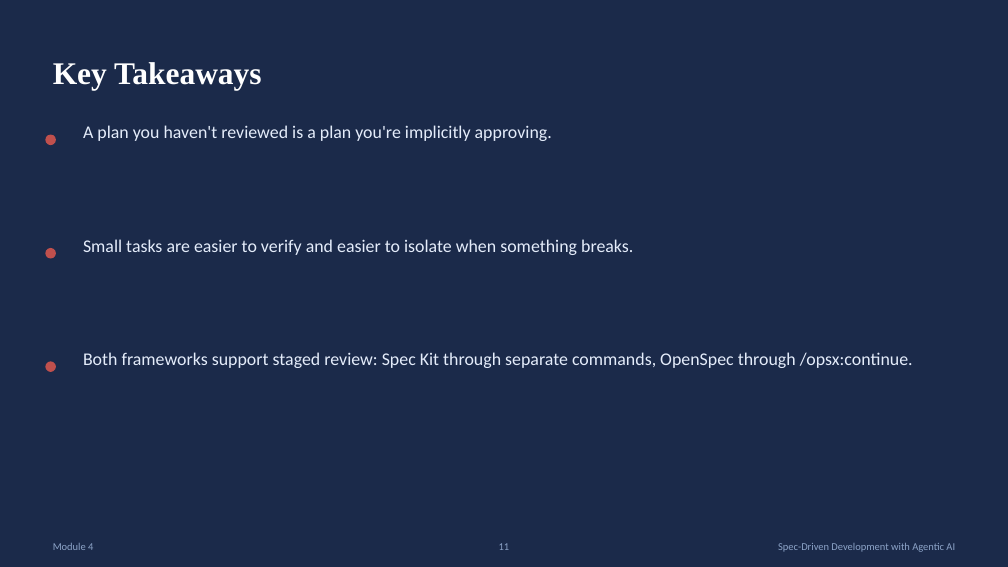
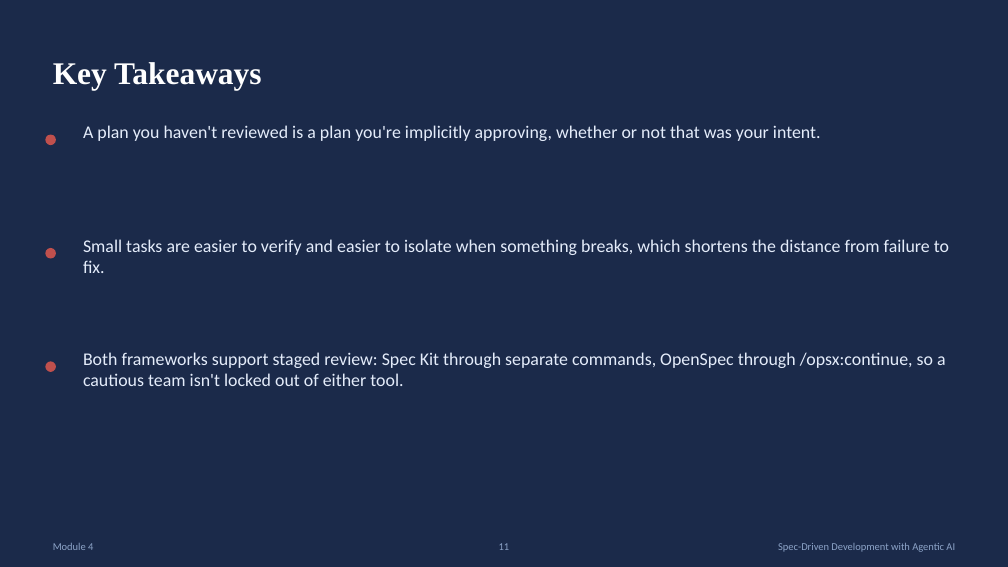
Before and after one commit to karthikasturi/sdd-with-agentic-ai, a slide deck: slide 11 of presentation/Module-4_From-Clarified-Spec-to-Reviewable-Plan.pptx. Drawn at 1008x567 pixels with LibreOffice and Linux fonts; fonts in the diff are those of the drawing. Boxes give left, top, right and bottom in pixels: in the first picture for what was removed or moved away, otherwise in the second. Text is boxed around its words. In the diff, an @@ line names an element or a change of style, - is before the commit and + after.

```diff
--- a/presentation/Module-4_From-Clarified-Spec-to-Reviewable-Plan.pptx
+++ b/presentation/Module-4_From-Clarified-Spec-to-Reviewable-Plan.pptx
@@ text at [83,125,821,141]: text changed @@
-A plan you haven't reviewed is a plan you're implicitly approving.
+A plan you haven't reviewed is a plan you're implicitly approving, whether or not that was your intent.
@@ text at [83,239,949,273]: text changed @@
-Small tasks are easier to verify and easier to isolate when something breaks.
+Small tasks are easier to verify and easier to isolate when something breaks, which shortens the distance from failure to fix.
@@ text at [83,352,946,386]: text changed @@
-Both frameworks support staged review: Spec Kit through separate commands, OpenSpec through /opsx:continue.
+Both frameworks support staged review: Spec Kit through separate commands, OpenSpec through /opsx:continue, so a cautious team isn't locked out of either tool.
```
Also in this commit, not shown: 5 other slides changed, 17 other files.
